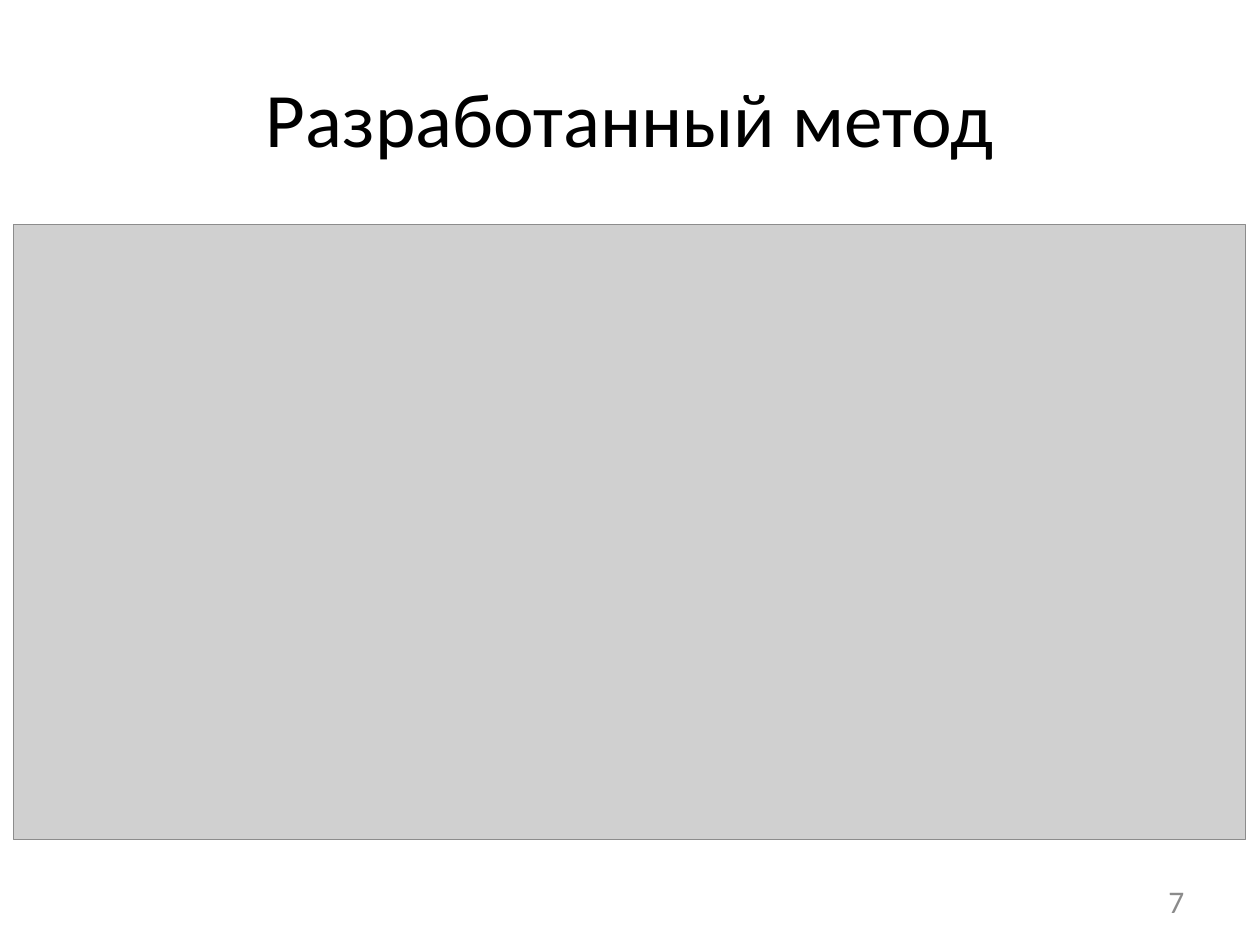
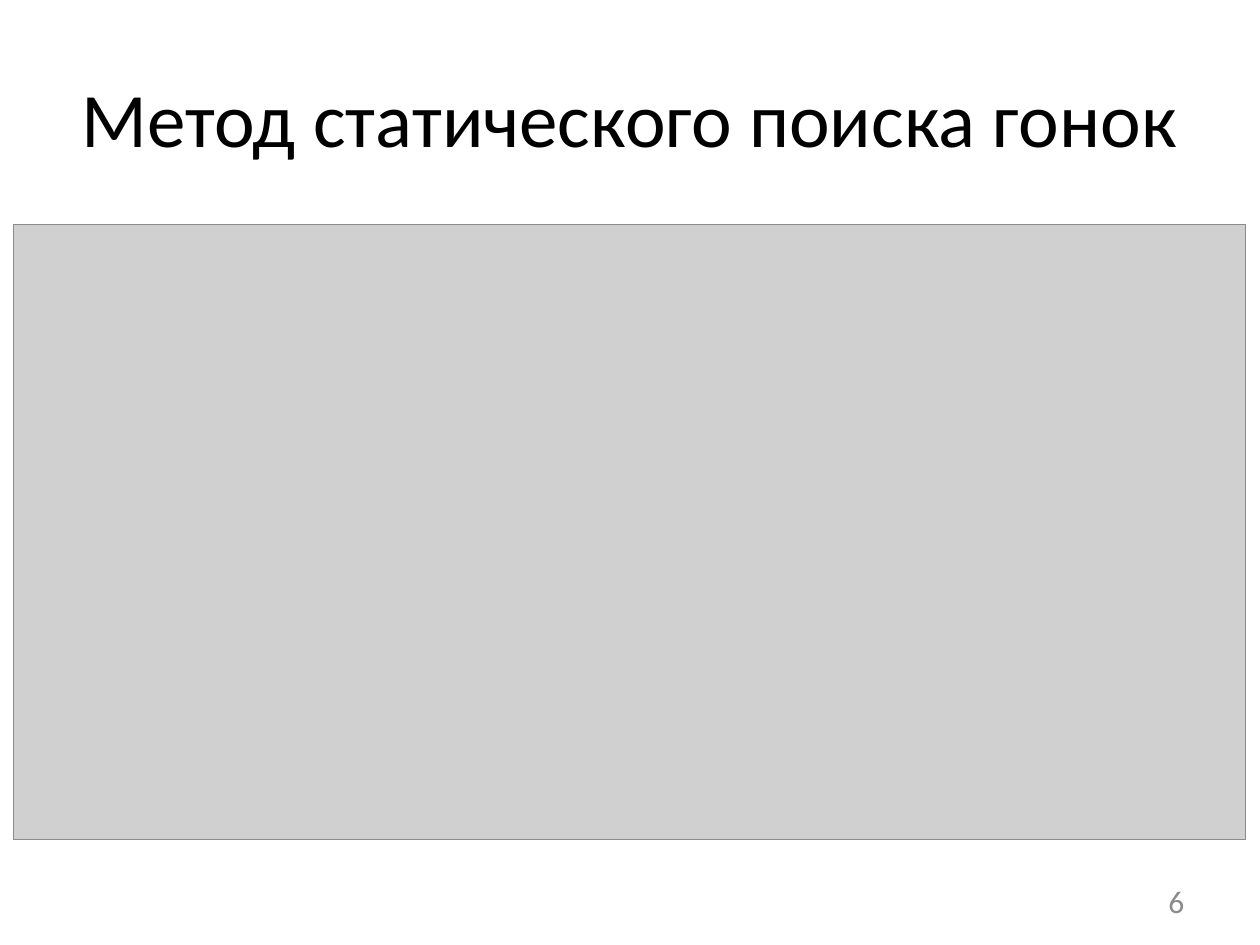
Before and after one commit to afrolovskiy/diplom, a slide deck: slide 6 of presentations/diplom/static race detection.pptx (slide 7 before the commit). Drawn at 1260x945 pixels with LibreOffice and Linux fonts; fonts in the diff are those of the drawing; grey boxes stand for pictures. Boxes give left, top, right and bottom in pixels: in the first picture for what was removed or moved away, otherwise in the second. Text is boxed around its words. In the diff, an @@ line names an element or a change of style, - is before the commit and + after.

```diff
--- a/presentations/diplom/static race detection.pptx
+++ b/presentations/diplom/static race detection.pptx
@@ title at (82, 97, 1177, 160): text changed @@
-Разработанный метод
+Метод статического поиска гонок
@@ page number at (1168, 892, 1184, 913): text changed @@
-7
+6
```
Also in this commit, not shown: 4 other slides changed, 3 slides added, 2 slides removed, 2 other files.
